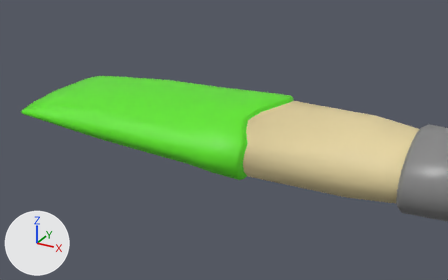
The FBX model Assets/Models/mainBrush2.fbx, before and after one commit.
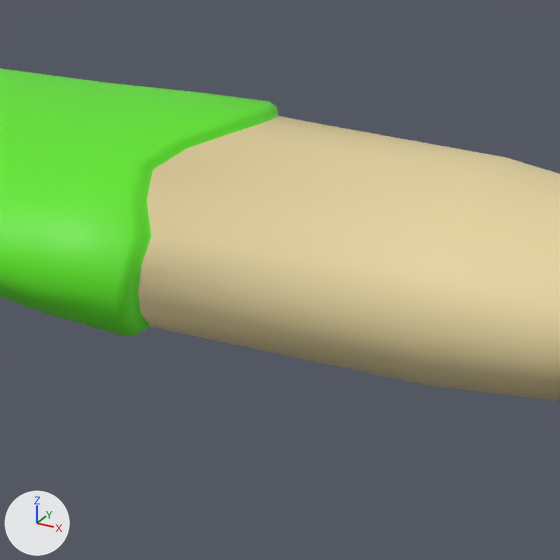
Old and new are each drawn whole from a 50 mm lens placed at (0.67, -0.826, 0.389), pointed at (0.217, -0.001, -0.024) and again close up on the part from 43% to 88% of the width and 21% to 93% of the height. Lighting does not change. The marker at lower left points along +X, +Y and +Z. Vertices at the same position are counted once.

The scene before the commit, as lines of its bpy script (objects in view):
```python
me_circle_026 = bpy.data.meshes.new('Circle.026')
me_circle_026.from_pydata(...)  # 298 vertices, 298 faces; spans x -0.129..0.526, y -0.124..0.124, z -0.059..0.057
# faces by material slot: [48, 250]
me_circle_026.materials.append(mat_material_015)  # beige #e7d6a1
me_circle_026.materials.append(mat_paintcolor)  # green #5fe724
ob_circle_011 = bpy.data.objects.new('Circle.011', me_circle_026)
ob_circle_011.location = (0.0, 0.0, 0.0)
```
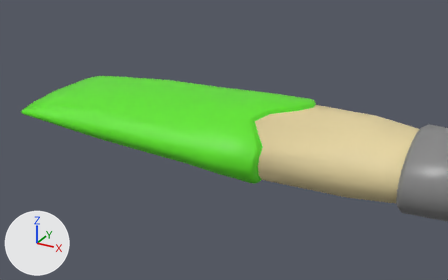
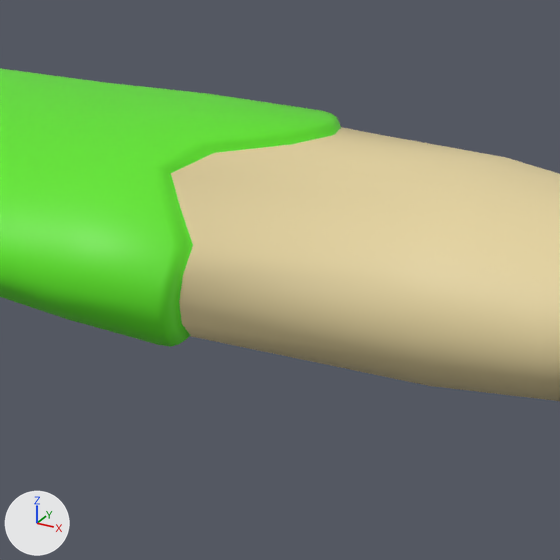
Changed parts and their boxes (x1, y1, x2, y2) in the close-ups (560 x 560 px; the box of a moved part takes in the faces that stretch with it):
part 1 of me_circle_026, moved or reshaped: before (4, 91, 355, 341); after (4, 91, 355, 347)

The change in detail:
me_circle_026 has 298 vertices, 298 faces and spans x -0.129..0.526, y -0.124..0.124, z -0.059..0.057.
me_circle_026 is used by ob_circle_011; location (0.0, 0.0, 0.0).
me_circle_026 part 1: 118 of 298 vertices moved; they spanned x 0.22..0.315, y -0.124..0.124, z -0.059..0.057 and now span x 0.221..0.358, y -0.124..0.124, z -0.059..0.057; mean shift (0.023, 0.0, 0.0); largest move (0.309, 0.033, -0.057) -> (0.351, 0.033, -0.057).
